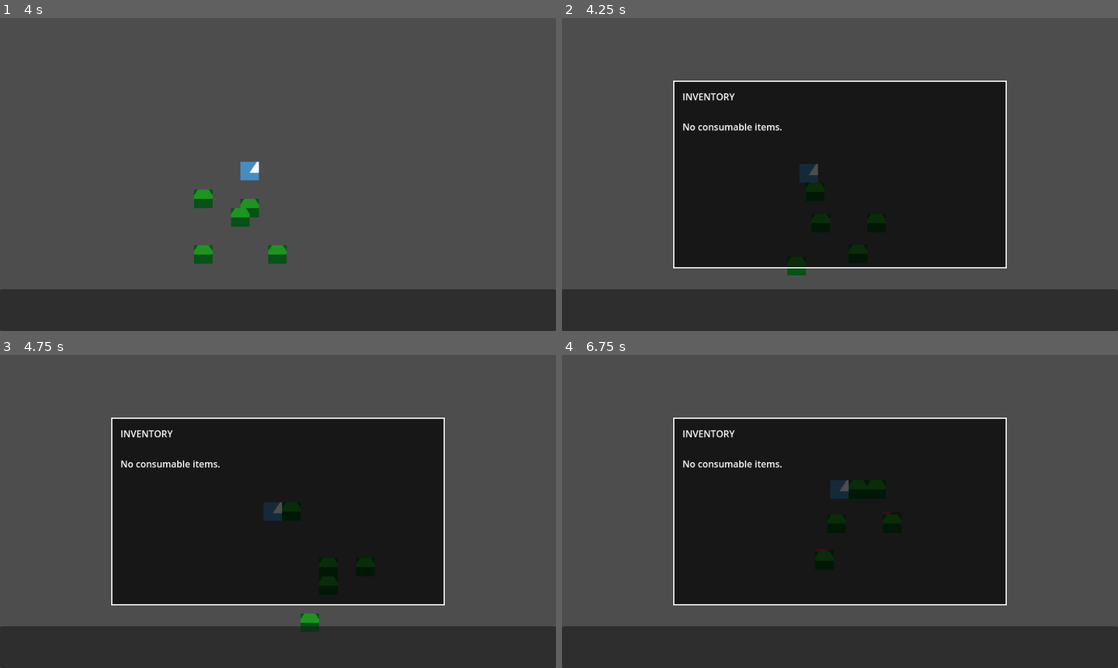
Above: before the commit, frames 1-4 (two rows, left to right).
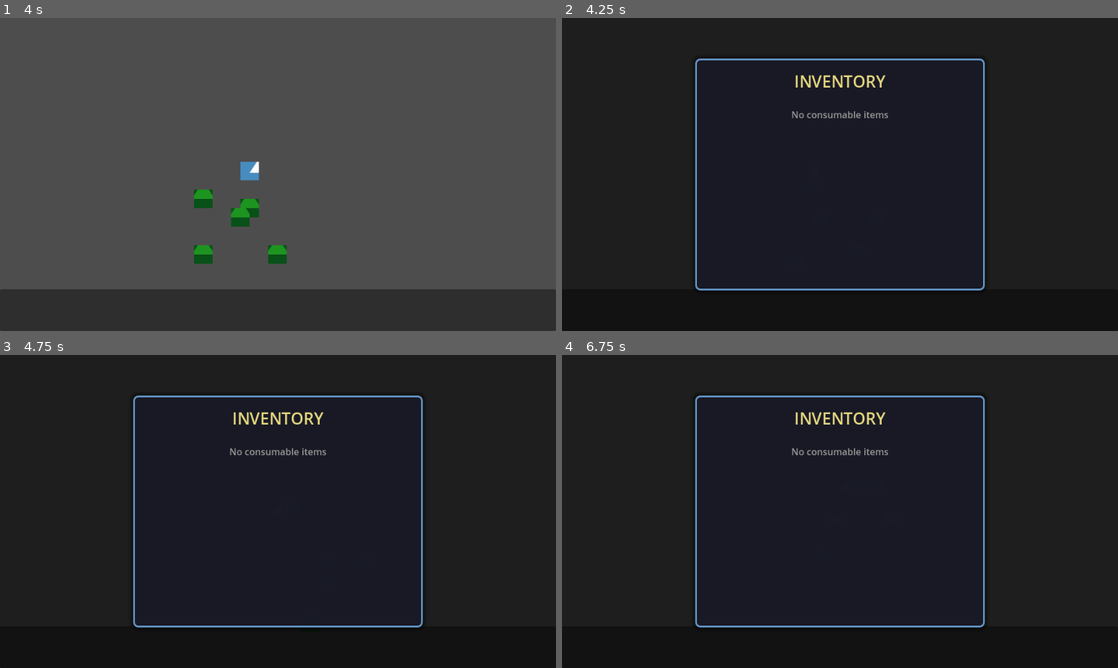
Above: after the commit, the same moments.

Repository: BlueHeronGames/dungeon-crawler-maker
Game: Godot game, scene res://scenes/crawl_dungeon_scene.tscn
Same seed, same stepped clock (60 frames per second), same inputs: the game is played once before the commit and once after it. The engine's default icon, where the game draws it, is replaced by a stand-in: a white triangle on a blue panel in a dark square.
Inputs (mouse positions are in pixels of both pictures, inside the frame that each line leads up to):
- Up to frame 1 (4 s): tap Enter at 0.5 s; move the mouse to (400, 158) at 0.52 s; hold Right (ui_right) 0.53-1.28 s; tap . (pickup) at 0.6, 2.85 s; click (400, 158) at 0.67 s; move the mouse to (166, 190) at 1.27 s; hold Down (ui_down) 1.28-2.03 s; tap G at 1.35, 3.6 s; click (166, 190) at 1.42 s; move the mouse to (333, 105) at 2.02 s; hold Right (ui_right) 2.03-2.78 s; tap 0 at 2.1 s; click (333, 105) at 2.17 s; move the mouse to (250, 237) at 2.77 s; hold Up (ui_up) 2.78-3.53 s; click (250, 237) at 2.92 s; move the mouse to (444, 221) at 3.52 s; hold Left (ui_left) from 3.53 s (still down); click (444, 221) at 3.67 s
- Up to frame 2 (4.25 s): keep holding Left (ui_left); tap I (toggle_inventory) at 4.15 s
- Up to frame 3 (4.75 s): keep holding Left (ui_left); move the mouse to (111, 464) at 4.27 s; tap 0 at 4.35 s; click (111, 464) at 4.42 s
- Up to frame 4 (6.75 s): move the mouse to (867, 511) at 5.02 s; release Left (ui_left) at 5.03 s; hold Down (ui_down) 5.03-5.78 s; tap . (pickup) at 5.1 s; click (867, 511) at 5.17 s; move the mouse to (756, 433) at 5.77 s; hold Right (ui_right) 5.78-6.53 s; tap G at 5.85 s; click (756, 433) at 5.92 s; move the mouse to (962, 495) at 6.52 s; hold Up (ui_up) from 6.53 s (still down); tap 0 at 6.6 s; click (962, 495) at 6.67 s

Frame 1 is identical in both runs. In frame 2, 67% of the frame differs, in the area x 0-100%, y 0-100%; in frame 3, 67%; in frame 4, 67%.

Commit message:
BEAUTIFUL modern inventory!

Diff:
--- a/game_template/scripts/inventory_ui.gd
+++ b/game_template/scripts/inventory_ui.gd
@@ -1,14 +1,20 @@
 extends CanvasLayer
 
-## Simple inventory display overlay showing consumable items with number keys.
+## Modern inventory display overlay with styled UI elements.
 class_name InventoryUI
 
-@export var background_color: Color = Color(0.0, 0.0, 0.0, 0.7)
-@export var text_color: Color = Color(1.0, 1.0, 1.0, 1.0)
-@export var header_color: Color = Color(0.8, 0.8, 0.2, 1.0)
-
-var _panel: Panel
-var _label: Label
+@export var panel_padding: int = 20
+@export var item_spacing: int = 8
+@export var background_color: Color = Color(0.1, 0.1, 0.15, 0.95)
+@export var border_color: Color = Color(0.4, 0.6, 0.8, 1.0)
+@export var header_color: Color = Color(0.9, 0.85, 0.5, 1.0)
+@export var text_color: Color = Color(0.95, 0.95, 0.95, 1.0)
+@export var item_bg_color: Color = Color(0.2, 0.25, 0.3, 0.8)
+@export var item_hover_color: Color = Color(0.3, 0.4, 0.5, 0.9)
+
+var _container: Control
+var _header_label: Label
+var _items_container: VBoxContainer
 var _player: Player
 var _is_visible: bool = false
 
@@ -16,7 +22,6 @@
 	print("InventoryUI _ready() called")
 	_ensure_ui()
 	_ensure_inventory_action()
-	# Start hidden, toggle with I key
 	set_to_visible(false)
 	print("InventoryUI initialized, visible = ", _is_visible)
 
@@ -39,78 +44,210 @@
 func set_to_visible(visible: bool) -> void:
 	_is_visible = visible
 	_ensure_ui()
-	_panel.visible = visible
+	_container.visible = visible
 
 func _update_inventory_display() -> void:
 	_ensure_ui()
 	if not _player:
-		_label.text = "No player reference"
+		_header_label.text = "INVENTORY"
+		_clear_items()
+		_add_empty_message("No player reference")
 		return
 
 	var consumables := _player.get_consumable_items()
+	_header_label.text = "INVENTORY"
+	_clear_items()
+
 	if consumables.is_empty():
-		_label.text = "INVENTORY\n\nNo consumable items."
+		_add_empty_message("No consumable items")
 		return
 
-	var text := "INVENTORY\n\nConsumables:\n"
+	# Add each item as a styled panel
 	for i in range(consumables.size()):
 		var item : Dictionary = consumables[i]
 		var key_num := i + 1
 		if key_num <= 9:
-			var item_name := str(item.get("name", "Unknown"))
-			var item_data : Dictionary = item.get("data", {})
-			var quantity := int(item.get("quantity", 1))
-			var restore_health := int(item_data.get("restore_health", 0))
-
-			text += "%d. %s" % [key_num, item_name]
-			if quantity > 1:
-				text += " x%d" % quantity
-			if restore_health > 0:
-				text += " (restores %d health)" % restore_health
-			text += "\n"
-
-	text += "\nPress 1-9 to use items, I to close"
-	_label.text = text
+			_add_item_entry(key_num, item)
+
+	# Add footer hint
+	_add_footer_hint()
+
+func _clear_items() -> void:
+	for child in _items_container.get_children():
+		child.queue_free()
+
+func _add_empty_message(message: String) -> void:
+	var label := Label.new()
+	label.text = message
+	label.add_theme_color_override("font_color", Color(0.6, 0.6, 0.6, 1.0))
+	label.horizontal_alignment = HORIZONTAL_ALIGNMENT_CENTER
+	label.custom_minimum_size = Vector2(0, 60)
+	_items_container.add_child(label)
+
+func _add_item_entry(key_num: int, item: Dictionary) -> void:
+	var item_name := str(item.get("name", "Unknown"))
+	var item_data : Dictionary = item.get("data", {})
+	var quantity := int(item.get("quantity", 1))
+	var restore_health := int(item_data.get("restore_health", 0))
+
+	# Create item panel
+	var item_panel := Panel.new()
+	var style_box := StyleBoxFlat.new()
+	style_box.bg_color = item_bg_color
+	style_box.border_width_left = 2
+	style_box.border_width_right = 2
+	style_box.border_width_top = 2
+	style_box.border_width_bottom = 2
+	style_box.border_color = border_color.darkened(0.3)
+	style_box.corner_radius_top_left = 4
+	style_box.corner_radius_top_right = 4
+	style_box.corner_radius_bottom_left = 4
+	style_box.corner_radius_bottom_right = 4
+	style_box.content_margin_left = 12
+	style_box.content_margin_right = 12
+	style_box.content_margin_top = 8
+	style_box.content_margin_bottom = 8
+	item_panel.add_theme_stylebox_override("panel", style_box)
+	item_panel.custom_minimum_size = Vector2(0, 50)
+
+	# Create HBoxContainer for horizontal layout
+	var hbox := HBoxContainer.new()
+	hbox.anchor_right = 1.0
+	hbox.anchor_bottom = 1.0
+	item_panel.add_child(hbox)
+
+	# Key number badge
+	var key_label := Label.new()
+	key_label.text = "[%d]" % key_num
+	key_label.add_theme_color_override("font_color", header_color)
+	key_label.add_theme_font_size_override("font_size", 18)
+	key_label.custom_minimum_size = Vector2(50, 0)
+	hbox.add_child(key_label)
+
+	# Item info container
+	var vbox := VBoxContainer.new()
+	vbox.size_flags_horizontal = Control.SIZE_EXPAND_FILL
+	hbox.add_child(vbox)
+
+	# Item name + quantity
+	var name_label := Label.new()
+	var name_text := item_name.capitalize()
+	if quantity > 1:
+		name_text += " x%d" % quantity
+	name_label.text = name_text
+	name_label.add_theme_color_override("font_color", text_color)
+	name_label.add_theme_font_size_override("font_size", 16)
+	vbox.add_child(name_label)
+
+	# Item effect
+	if restore_health > 0:
+		var effect_label := Label.new()
+		effect_label.text = "↻ Restores %d health" % restore_health
+		effect_label.add_theme_color_override("font_color", Color(0.5, 0.9, 0.5, 1.0))
+		effect_label.add_theme_font_size_override("font_size", 12)
+		vbox.add_child(effect_label)
+
+	_items_container.add_child(item_panel)
+
+func _add_footer_hint() -> void:
+	var spacer := Control.new()
+	spacer.custom_minimum_size = Vector2(0, 16)
+	_items_container.add_child(spacer)
+
+	var hint_label := Label.new()
+	hint_label.text = "Press [1-9] to use • [I] to close"
+	hint_label.add_theme_color_override("font_color", Color(0.7, 0.7, 0.8, 1.0))
+	hint_label.add_theme_font_size_override("font_size", 13)
+	hint_label.horizontal_alignment = HORIZONTAL_ALIGNMENT_CENTER
+	_items_container.add_child(hint_label)
 
 func _ensure_ui() -> void:
-	if _panel == null:
-		_panel = Panel.new()
-		_panel.anchor_left = 0.2
-		_panel.anchor_right = 0.8
-		_panel.anchor_top = 0.2
-		_panel.anchor_bottom = 0.8
-		_panel.offset_left = 0.0
-		_panel.offset_right = 0.0
-		_panel.offset_top = 0.0
-		_panel.offset_bottom = 0.0
-
-		# Set panel style
-		var style_box := StyleBoxFlat.new()
-		style_box.bg_color = background_color
-		style_box.border_width_left = 2
-		style_box.border_width_right = 2
-		style_box.border_width_top = 2
-		style_box.border_width_bottom = 2
-		style_box.border_color = Color.WHITE
-		_panel.add_theme_stylebox_override("panel", style_box)
-
-		add_child(_panel)
-
-	if _label == null:
-		_label = Label.new()
-		_label.anchor_left = 0.0
-		_label.anchor_right = 1.0
-		_label.anchor_top = 0.0
-		_label.anchor_bottom = 1.0
-		_label.offset_left = 16
-		_label.offset_right = -16
-		_label.offset_top = 16
-		_label.offset_bottom = -16
-		_label.horizontal_alignment = HORIZONTAL_ALIGNMENT_LEFT
-		_label.vertical_alignment = VERTICAL_ALIGNMENT_TOP
-		_label.autowrap_mode = TextServer.AUTOWRAP_WORD
-		_label.add_theme_color_override("font_color", text_color)
-		_panel.add_child(_label)
+	if _container == null:
+		# Main container
+		_container = Control.new()
+		_container.anchor_left = 0.0
+		_container.anchor_right = 1.0
+		_container.anchor_top = 0.0
+		_container.anchor_bottom = 1.0
+		_container.mouse_filter = Control.MOUSE_FILTER_STOP
+		add_child(_container)
+
+		# Semi-transparent background overlay
+		var overlay := ColorRect.new()
+		overlay.color = Color(0, 0, 0, 0.6)
+		overlay.anchor_right = 1.0
+		overlay.anchor_bottom = 1.0
+		_container.add_child(overlay)
+
+		# Center panel
+		var center_container := CenterContainer.new()
+		center_container.anchor_right = 1.0
+		center_container.anchor_bottom = 1.0
+		_container.add_child(center_container)
+
+		var main_panel := Panel.new()
+		var panel_style := StyleBoxFlat.new()
+		panel_style.bg_color = background_color
+		panel_style.border_width_left = 3
+		panel_style.border_width_right = 3
+		panel_style.border_width_top = 3
+		panel_style.border_width_bottom = 3
+		panel_style.border_color = border_color
+		panel_style.corner_radius_top_left = 8
+		panel_style.corner_radius_top_right = 8
+		panel_style.corner_radius_bottom_left = 8
+		panel_style.corner_radius_bottom_right = 8
+		panel_style.shadow_size = 8
+		panel_style.shadow_color = Color(0, 0, 0, 0.5)
+		main_panel.add_theme_stylebox_override("panel", panel_style)
+		main_panel.custom_minimum_size = Vector2(500, 400)
+		center_container.add_child(main_panel)
+
+		# Main VBox
+		var main_vbox := VBoxContainer.new()
+		main_vbox.anchor_left = 0.0
+		main_vbox.anchor_right = 1.0
+		main_vbox.anchor_top = 0.0
+		main_vbox.anchor_bottom = 1.0
+		main_vbox.offset_left = panel_padding
+		main_vbox.offset_right = -panel_padding
+		main_vbox.offset_top = panel_padding
+		main_vbox.offset_bottom = -panel_padding
+		main_panel.add_child(main_vbox)
+
+		# Header
+		_header_label = Label.new()
+		_header_label.text = "INVENTORY"
+		_header_label.add_theme_color_override("font_color", header_color)
+		_header_label.add_theme_font_size_override("font_size", 28)
+		_header_label.horizontal_alignment = HORIZONTAL_ALIGNMENT_CENTER
+		_header_label.custom_minimum_size = Vector2(0, 40)
+		main_vbox.add_child(_header_label)
+
+		# Separator
+		var separator := HSeparator.new()
+		separator.add_theme_constant_override("separation", 1)
+		var sep_style := StyleBoxFlat.new()
+		sep_style.bg_color = border_color
+		separator.add_theme_stylebox_override("separator", sep_style)
+		main_vbox.add_child(separator)
+
+		# Spacer
+		var spacer := Control.new()
+		spacer.custom_minimum_size = Vector2(0, 12)
+		main_vbox.add_child(spacer)
+
+		# Scroll container for items
+		var scroll := ScrollContainer.new()
+		scroll.size_flags_vertical = Control.SIZE_EXPAND_FILL
+		scroll.horizontal_scroll_mode = ScrollContainer.SCROLL_MODE_DISABLED
+		main_vbox.add_child(scroll)
+
+		# Items container
+		_items_container = VBoxContainer.new()
+		_items_container.add_theme_constant_override("separation", item_spacing)
+		_items_container.size_flags_horizontal = Control.SIZE_EXPAND_FILL
+		scroll.add_child(_items_container)
 
 func _ensure_inventory_action() -> void:
 	const ACTION := "toggle_inventory"
